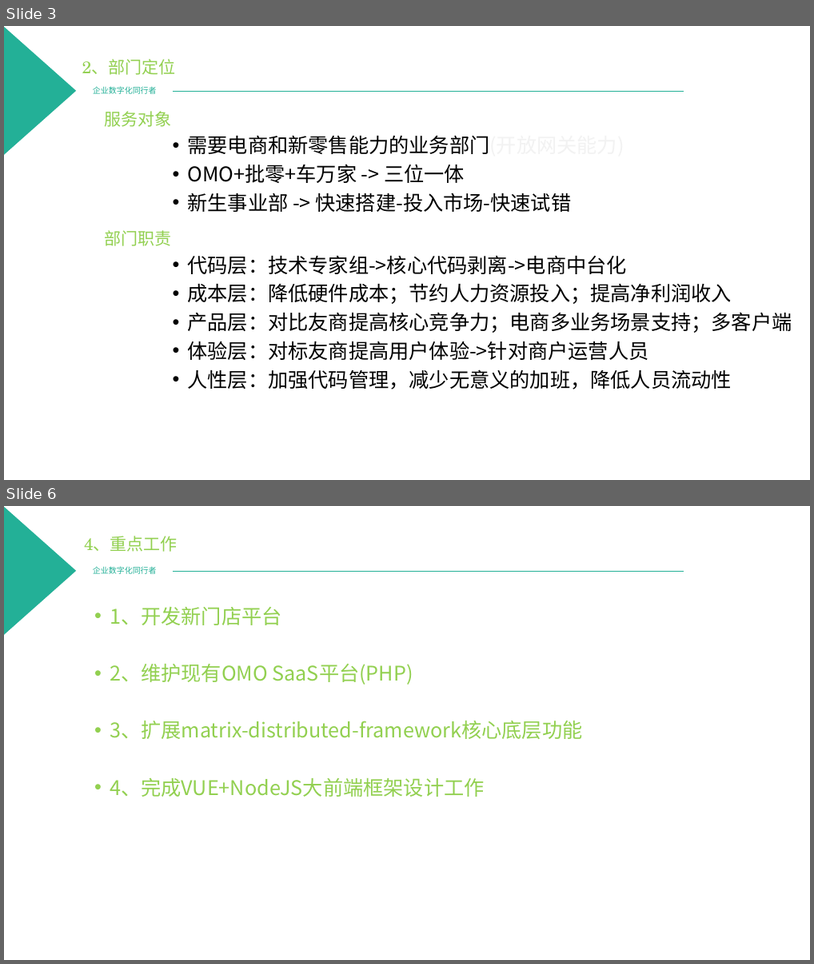
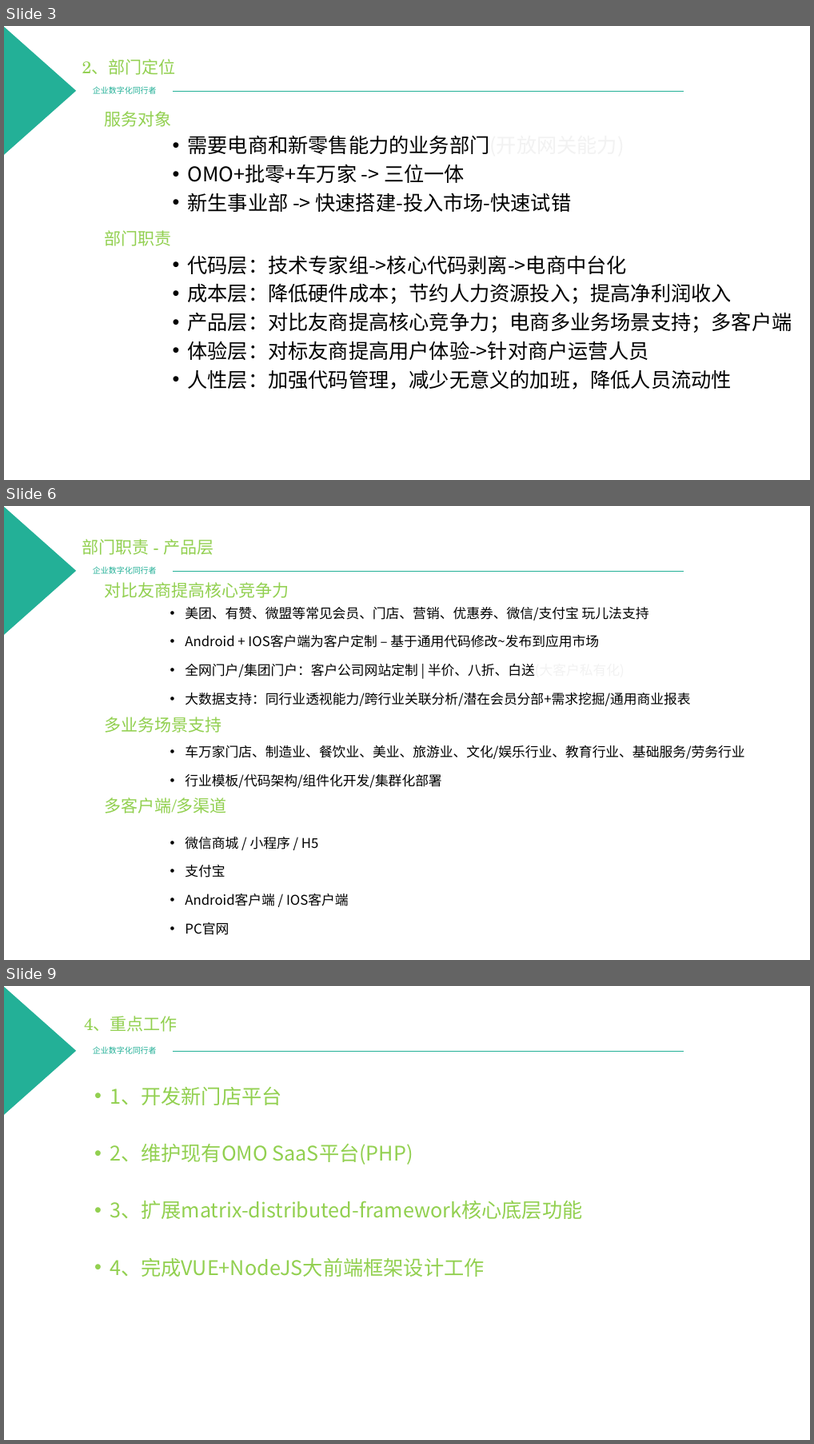
Before and after one commit to PowerYangcl/company-docment, a slide deck: 中企动力/2019年电商中台发展规划 - 杨成琳.pptx. Shown one above the other, each under a label of ours: slides 3 and 6 before the commit, slides 3, 6 and 9 after it; the slides between them are not shown. The pictures are 814x964 and 814x1444 pixels, drawn with LibreOffice and Linux fonts; fonts in the diff are those of the drawing; background and template pictures are left out. Boxes give left, top, right and bottom in pixels: in the first picture for what was removed or moved away, otherwise in the second. Text is boxed around its words. In the diff, an @@ line names an element or a change of style, - is before the commit and + after.

```diff
--- a/中企动力/2019年电商中台发展规划 - 杨成琳.pptx
+++ b/中企动力/2019年电商中台发展规划 - 杨成琳.pptx
@@ slide 6 added at <box>4,506,810,960</box>, background #FFFFFF; not listed: 3 template elements that a slide beside it also shows @@
@@ text added at <box>82,539,214,555</box>, 20 pt, text #92D050 @@
+部门职责 - 产品层
@@ text added at <box>105,582,290,598</box>, 20 pt, text #92D050 @@
+对比友商提高核心竞争力
@@ text added at <box>185,607,690,706</box>, 16 pt, text #000000 @@
+• 美团、有赞、微盟等常见会员、门店、营销、优惠券、微信/支付宝 玩儿法支持
+• Android + IOS客户端为客户定制 – 基于通用代码修改~发布到应用市场
+• 全网门户/集团门户：客户公司网站定制 | 半价、八折、白送(大客户私有化)
+• 大数据支持：同行业透视能力/跨行业关联分析/潜在会员分部+需求挖掘/通用商业报表
@@ text added at <box>105,716,222,732</box>, 20 pt, text #92D050 @@
+多业务场景支持
@@ text added at <box>185,745,745,788</box>, 16 pt, text #000000 @@
+• 车万家门店、制造业、餐饮业、美业、旅游业、文化/娱乐行业、教育行业、基础服务/劳务行业
+• 行业模板/代码架构/组件化开发/集群化部署
@@ text added at <box>105,797,227,813</box>, 20 pt, text #92D050 @@
+多客户端/多渠道
@@ text added at <box>185,836,349,935</box>, 16 pt, text #000000 @@
+• 微信商城 / 小程序 / H5
+• 支付宝
+• Android客户端 / IOS客户端
+• PC官网
@@ what was slide 6 is now slide 9 @@
```
Also in this commit, not shown: 3 slides changed, 2 other slides added.
